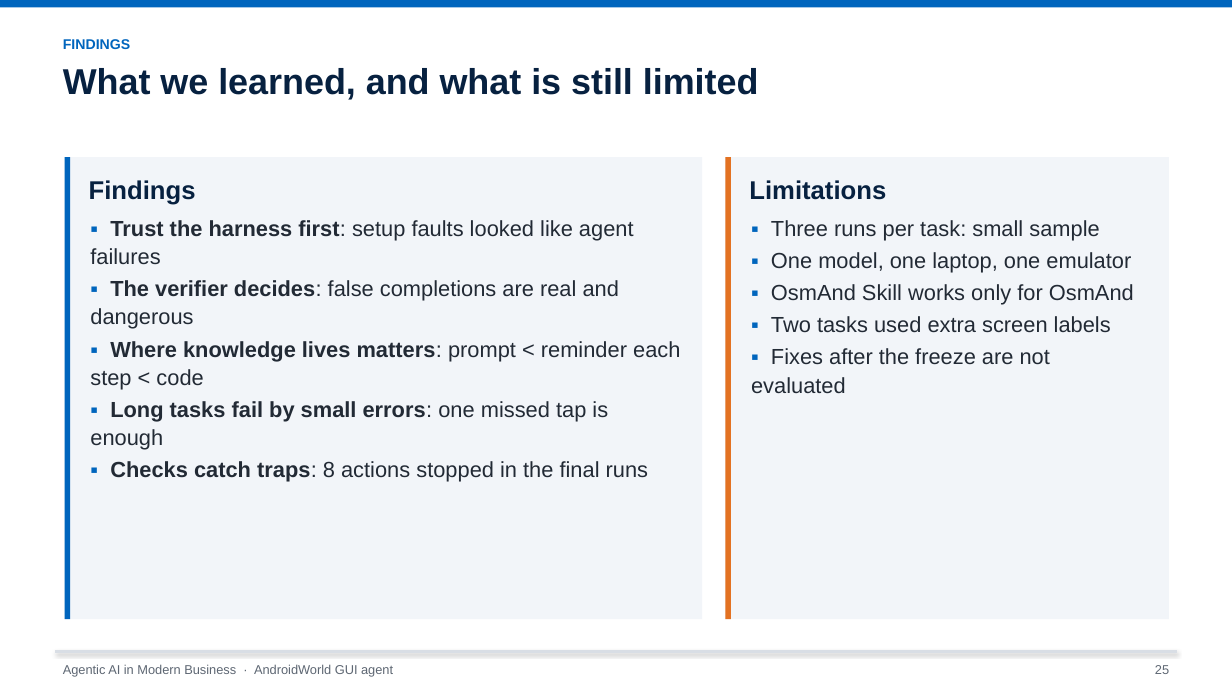
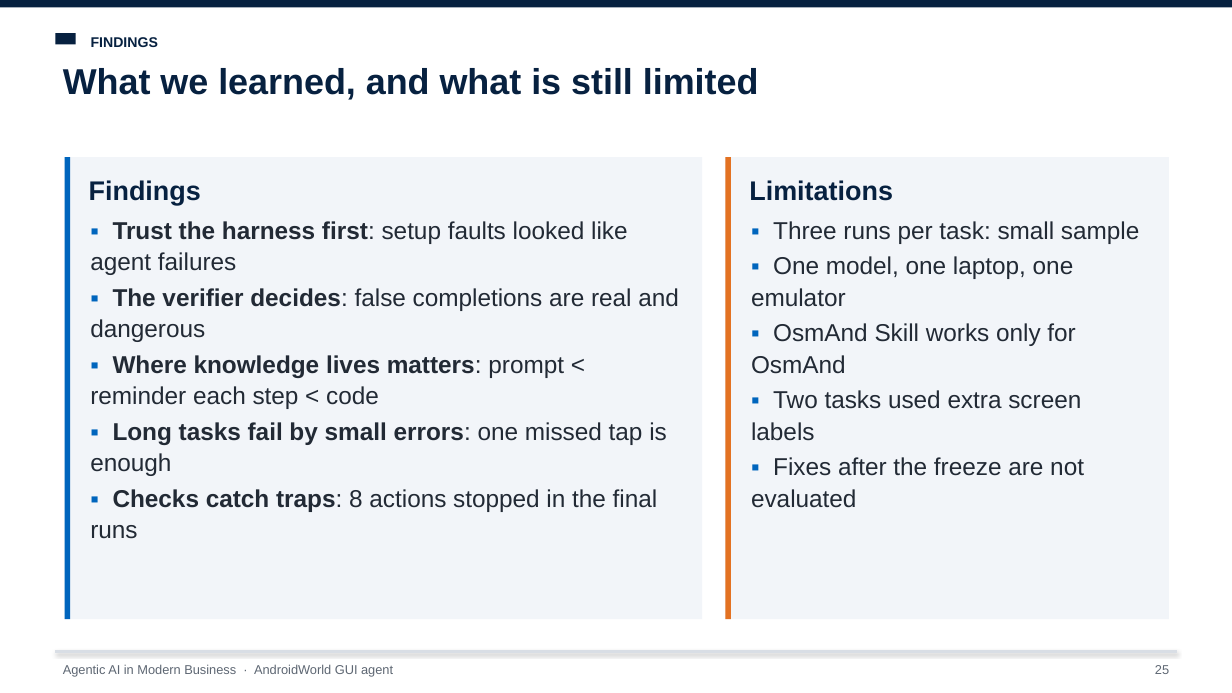
Before and after one commit to Chenschenschen/androidworld-gui-agent, a slide deck: slide 25 of presentation/AndroidWorld_GUI_Agent_Presentation.pptx. Drawn at 1232x693 pixels with LibreOffice and Linux fonts; fonts in the diff are those of the drawing. Boxes give left, top, right and bottom in pixels: in the first picture for what was removed or moved away, otherwise in the second. Text is boxed around its words. In the diff, an @@ line names an element or a change of style, - is before the commit and + after.

```diff
--- a/presentation/AndroidWorld_GUI_Agent_Presentation.pptx
+++ b/presentation/AndroidWorld_GUI_Agent_Presentation.pptx
@@ rectangle at (0,0,1232,7): fill #0065BD to #072140 @@
@@ text "FINDINGS": place and size @@
-text "FINDINGS" at (63,39,131,49)
+text "FINDINGS" at (91,37,159,47)
@@ text "FINDINGS" at (91,37,159,47): text colour #0065BD to #072140 @@
@@ rectangle added at (55,33,76,44), fill #072140 @@
@@ text "Findings" at (89,180,201,206): size 20 to 21 pt @@
@@ text "Limitations" at (749,180,893,201): size 20 to 21 pt @@
@@ text "▪ Trust the harness first: ..." at (90,221,679,539): size 17 to 19 pt @@
@@ text "▪ Three runs per task: ..." at (751,221,1139,508): size 17 to 19 pt @@
```
Also in this commit, not shown: 25 other slides changed, 2 other files.
